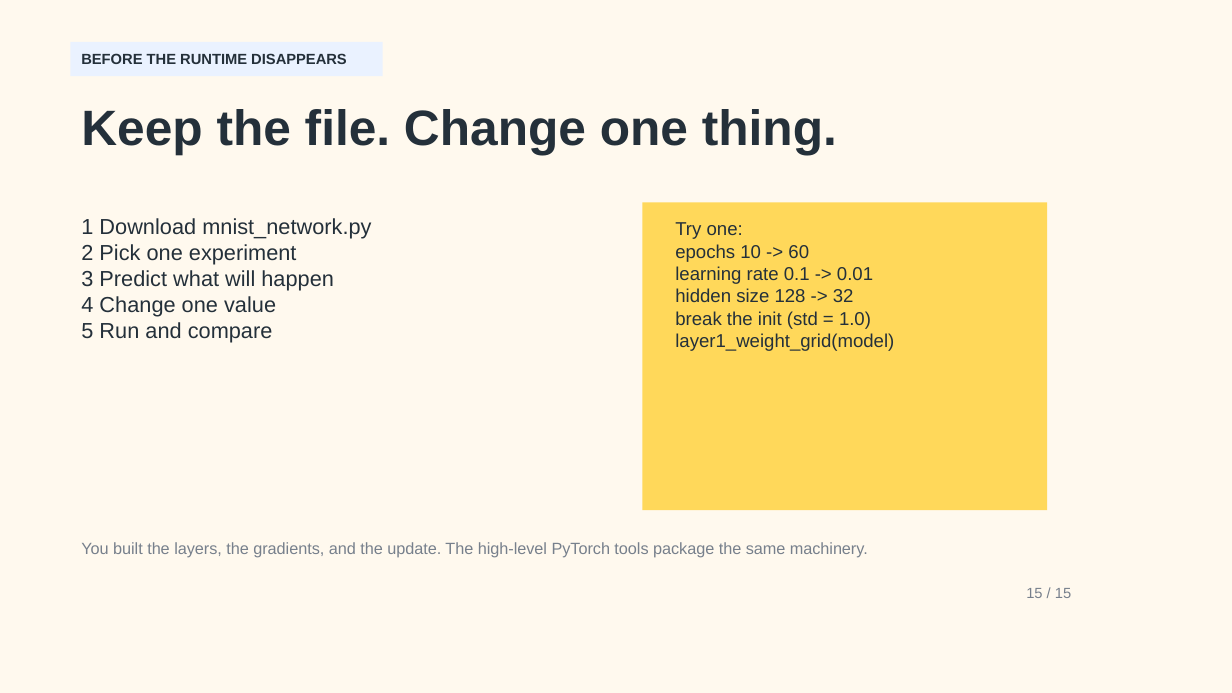
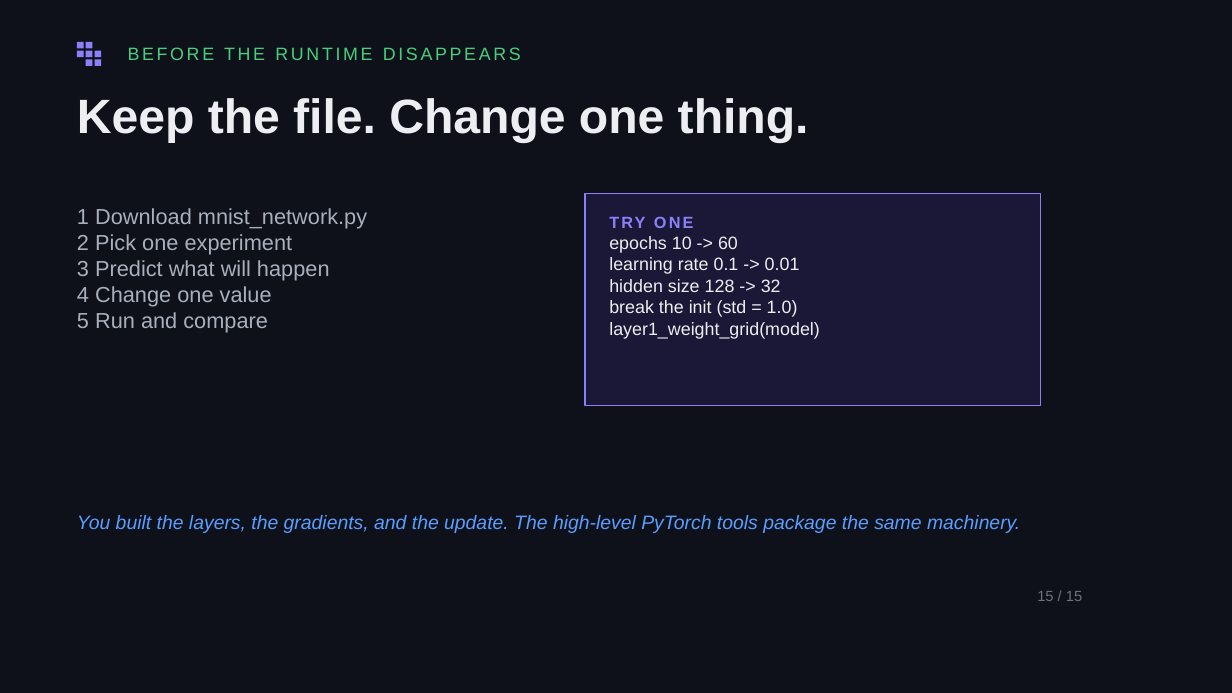
Before and after one commit to uh-pcs/Workshop3, a slide deck: slide 15 of slides/pcs-workshop-intro.pptx. Drawn at 1232x693 pixels with LibreOffice and Linux fonts; fonts in the diff are those of the drawing. Boxes give left, top, right and bottom in pixels: in the first picture for what was removed or moved away, otherwise in the second. Text is boxed around its words. In the diff, an @@ line names an element or a change of style, - is before the commit and + after.

```diff
--- a/slides/pcs-workshop-intro.pptx
+++ b/slides/pcs-workshop-intro.pptx
@@ background #FFF9EE to #0E1119 @@
@@ rectangle removed at [70, 41, 382, 76] @@
@@ rectangle added at [77, 41, 84, 48], fill #8B80F9 @@
@@ rectangle added at [77, 50, 84, 57], fill #8B80F9 @@
@@ rectangle added at [86, 41, 93, 48], fill #8B80F9 @@
@@ rectangle added at [86, 50, 93, 57], fill #8B80F9 @@
@@ rectangle added at [86, 59, 93, 66], fill #8B80F9 @@
@@ rectangle added at [95, 50, 102, 57], fill #8B80F9 @@
@@ rectangle added at [95, 59, 102, 66], fill #8B80F9 @@
@@ text "BEFORE THE RUNTIME DISAPPEARS": place and size @@
-text "BEFORE THE RUNTIME DISAPPEARS" at [81, 53, 347, 64]
+text "BEFORE THE RUNTIME DISAPPEARS" at [128, 47, 521, 60]
@@ text "BEFORE THE RUNTIME DISAPPEARS" at [128, 47, 521, 60]: size 9.5 to 11.5 pt, text colour #24303A to #46D07E, letter spacing 0 to 1.7 pt, bold off @@
@@ text "Keep the file. Change one ...": place and size @@
-text "Keep the file. Change one ..." at [81, 109, 837, 155]
+text "Keep the file. Change one ..." at [77, 98, 809, 143]
@@ text "Keep the file. Change one ..." at [77, 98, 809, 143]: size 32 to 31 pt, text colour #24303A to #ECEEF2 @@
@@ text "1 Download mnist_network.py": place and size @@
-text "1 Download mnist_network.py" at [81, 218, 371, 343]
+text "1 Download mnist_network.py" at [77, 208, 367, 333]
@@ text "1 Download mnist_network.py" at [77, 208, 367, 333]: text colour #24303A to #A7B0BC @@
@@ rectangle: place and size @@
-rectangle at [643, 202, 1048, 511]
+rectangle at [586, 193, 1041, 406]
@@ rectangle at [586, 193, 1041, 406]: fill #FFD85A to #1A1836; outline none to #8B80F9 0.85 pt @@
@@ text at [609, 236, 820, 339]: size 12 to 11.5 pt, text colour #24303A to #ECEEF2 @@
@@ text "TRY ONE": place and size @@
-text "TRY ONE" at [675, 222, 894, 351]
+text "TRY ONE" at [609, 236, 820, 339]
@@ text at [675, 222, 743, 239]: text changed; size 12 to 10.5 pt; text colour #24303A to #8B80F9; bold on @@
-Try one:
+TRY ONE
@@ text "You built the layers, the ...": place and size @@
-text "You built the layers, the ..." at [81, 542, 868, 558]
+text "You built the layers, the ..." at [77, 515, 1020, 533]
@@ text "You built the layers, the ..." at [77, 515, 1020, 533]: size 10.5 to 12.5 pt, text colour #77808C to #5A9DFF, italic on @@
@@ text "15 / 15": place and size @@
-text "15 / 15" at [1026, 588, 1071, 598]
+text "15 / 15" at [1037, 591, 1082, 601]
@@ text "15 / 15" at [1037, 591, 1082, 601]: text colour #77808C to #6B7480 @@
```
Also in this commit, not shown: 14 other slides changed, 3 other files.
